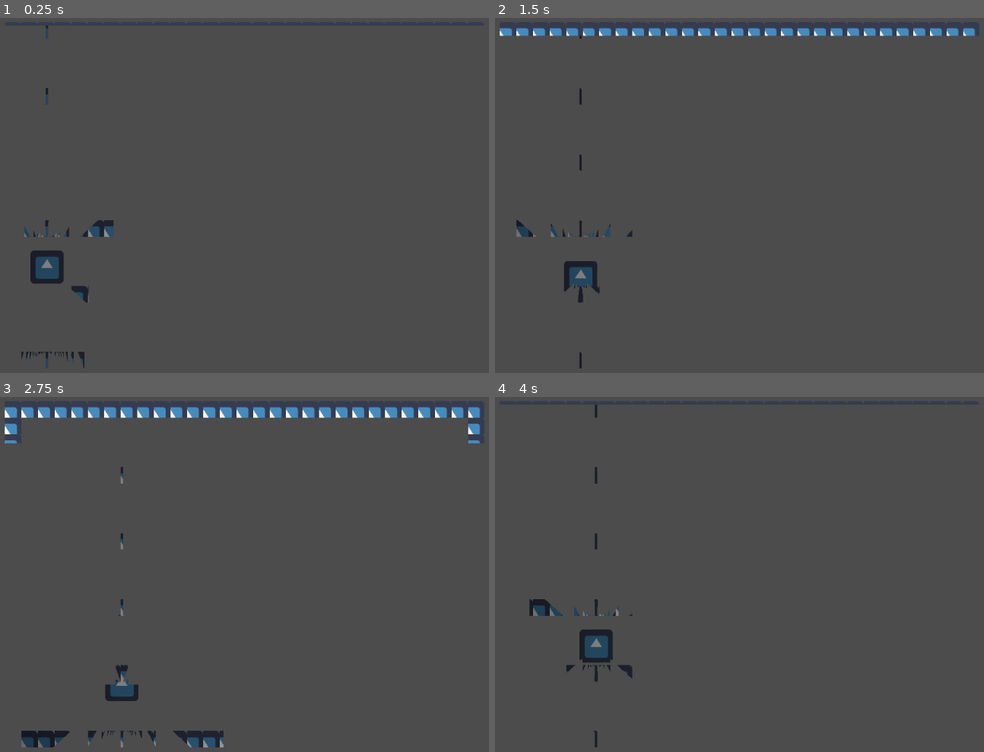
Above: before the commit, frames 1-4 (two rows, left to right).
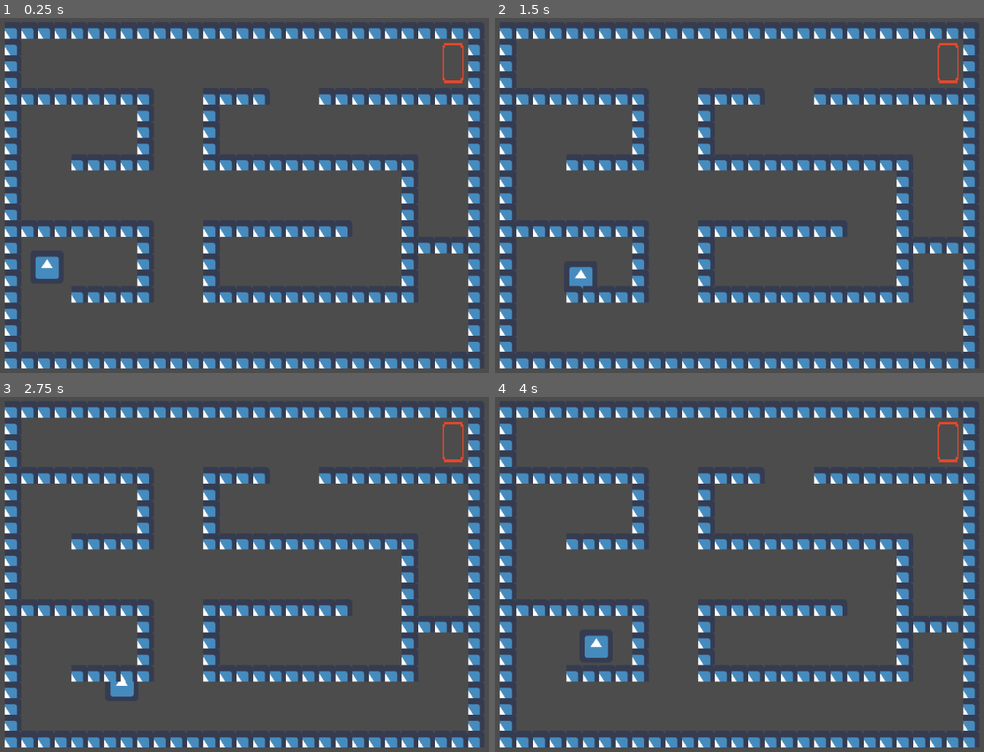
Above: after the commit, the same moments.

Repository: Team-ROUS/rodents-of-usual-size
Game: Godot game, scene res://World.tscn
Two runs of this game, one before a commit and one after it. Both use one fixed random seed, a clock stepped at 60 frames per second and the inputs below. The engine's default icon, where the game draws it, is replaced by a stand-in: a white triangle on a blue panel in a dark square.
Inputs:
- Up to frame 1 (0.25 s): no input
- Up to frame 2 (1.5 s): tap Enter at 0.5 s; hold Right (ui_right) 0.53-1.28 s; hold Down (ui_down) from 1.28 s (still down)
- Up to frame 3 (2.75 s): release Down (ui_down) at 2.03 s; hold Right (ui_right) from 2.03 s (still down)
- Up to frame 4 (4 s): release Right (ui_right) at 2.78 s; hold Up (ui_up) 2.78-3.53 s; hold Left (ui_left) from 3.53 s (still down)

The runs differ from the first frame. In frame 1, 16% of the frame differs, in the area x 0-99%, y 2-99%; in frame 2, 14%; in frame 3, 13%; in frame 4, 16%.

Commit message:
added finish tile
player goes into red rectangle and level is cleared yay

Diff:
--- /dev/null
+++ b/Finish.gd
@@ -0,0 +1,13 @@
+extends Area2D
+
+
+var occupied = false
+
+func _on_Finish_body_entered(body):
+	if body.is_in_group('player'):
+		occupied = true
+
+
+func _on_Finish_body_exited(body):
+	if body.is_in_group('player'):
+		occupied = false
--- a/Player.gd
+++ b/Player.gd
@@ -1,5 +1,6 @@
 extends Node2D
 
+var game_end = false;
 
 # Called when the node enters the scene tree for the first time.
 func _ready():
@@ -19,3 +20,15 @@
 	var x = -left if left > 0 else right
 	var y = -up if up > 0 else down
 	$Player/KinematicBody2D.move_and_slide(Vector2(x * 100, y * 100))
+
+
+func _process(delta):
+	if game_end == false:
+		var finish = get_node("Finish")
+		if(finish.occupied == true):
+			$AcceptDialog.popup()
+			game_end = true;
+
+
+func _on_AcceptDialog_confirmed():
+	print("next level")
--- a/World.tscn
+++ b/World.tscn
@@ -1,7 +1,9 @@
-[gd_scene load_steps=16 format=2]
+[gd_scene load_steps=19 format=2]
 
 [ext_resource path="res://icon.png" type="Texture" id=1]
 [ext_resource path="res://Player.gd" type="Script" id=2]
+[ext_resource path="res://goal.png" type="Texture" id=3]
+[ext_resource path="res://Finish.gd" type="Script" id=4]
 
 [sub_resource type="RectangleShape2D" id=1]
 extents = Vector2( 32, 32 )
@@ -146,13 +148,16 @@
 } ]
 3/z_index = 0
 
+[sub_resource type="RectangleShape2D" id=15]
+extents = Vector2( 21.5, 40.5 )
+
 [node name="World" type="Node2D"]
 script = ExtResource( 2 )
 
-[node name="Player" type="Node2D" parent="."]
+[node name="Player" type="Node2D" parent="." groups=["player"]]
 position = Vector2( 90, 0 )
 
-[node name="KinematicBody2D" type="KinematicBody2D" parent="Player"]
+[node name="KinematicBody2D" type="KinematicBody2D" parent="Player" groups=["player"]]
 
 [node name="CollisionShape2D" type="CollisionShape2D" parent="Player/KinematicBody2D"]
 shape = SubResource( 1 )
@@ -161,6 +166,8 @@
 texture = ExtResource( 1 )
 
 [node name="Light2D" type="Light2D" parent="Player/KinematicBody2D"]
+visible = false
+position = Vector2( 575, 419 )
 scale = Vector2( 1, 937 )
 texture = SubResource( 5 )
 mode = 3
@@ -180,3 +187,29 @@
 anchor_mode = 0
 current = true
 zoom = Vector2( 1.15, 1.15 )
+
+[node name="Finish" type="Area2D" parent="."]
+position = Vector2( 826, -365 )
+collision_mask = 0
+script = ExtResource( 4 )
+
+[node name="CollisionShape2D" type="CollisionShape2D" parent="Finish"]
+position = Vector2( 49.5, -30.5 )
+shape = SubResource( 15 )
+
+[node name="Sprite" type="Sprite" parent="Finish"]
+position = Vector2( 50, -31 )
+scale = Vector2( 2.5, 4.875 )
+texture = ExtResource( 3 )
+
+[node name="AcceptDialog" type="AcceptDialog" parent="."]
+margin_left = 280.0
+margin_top = -403.0
+margin_right = 756.0
+margin_bottom = -123.0
+window_title = ":D"
+dialog_text = "Level Cleared!"
+
+[connection signal="body_entered" from="Finish" to="Finish" method="_on_Finish_body_entered"]
+[connection signal="body_exited" from="Finish" to="Finish" method="_on_Finish_body_exited"]
+[connection signal="confirmed" from="AcceptDialog" to="." method="_on_AcceptDialog_confirmed"]
--- a/project.godot
+++ b/project.godot
@@ -14,6 +14,14 @@
 run/main_scene="res://World.tscn"
 config/icon="res://icon.png"
 
+[layer_names]
+
+2d_physics/layer_1=true
+2d_physics/layer_2="player"
+2d_physics/layer_3="finish"
+2d_physics/layer_4="background"
+2d_physics/layer_5="wall"
+
 [physics]
 
 common/enable_pause_aware_picking=true
Binary file added: goal.png
Not shown, added: goal.png.import
